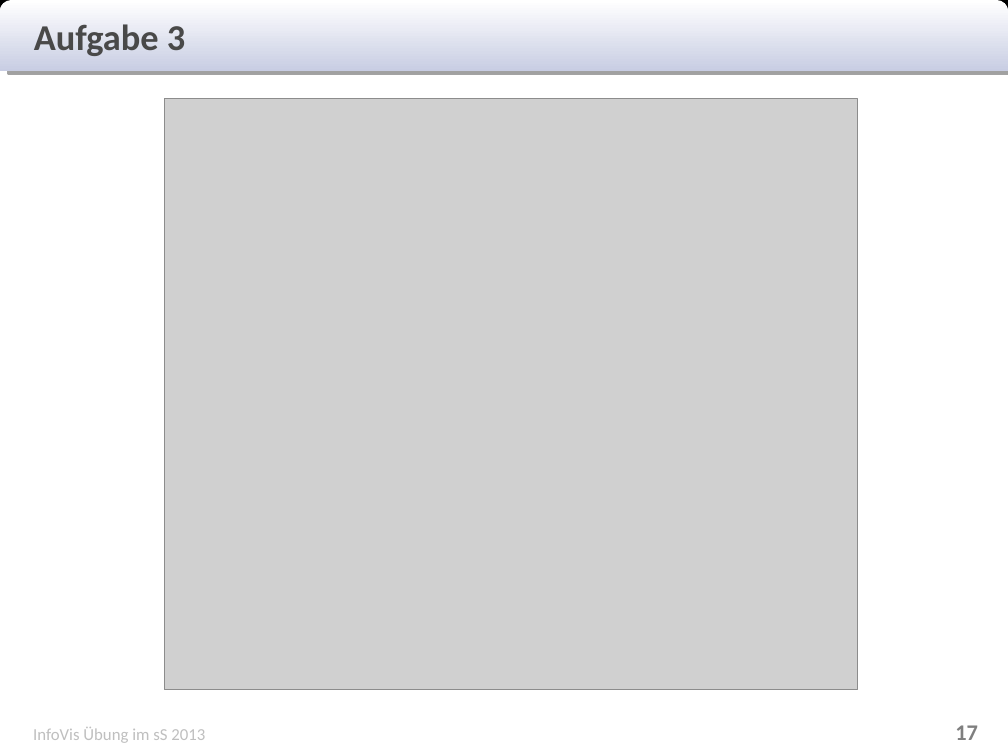
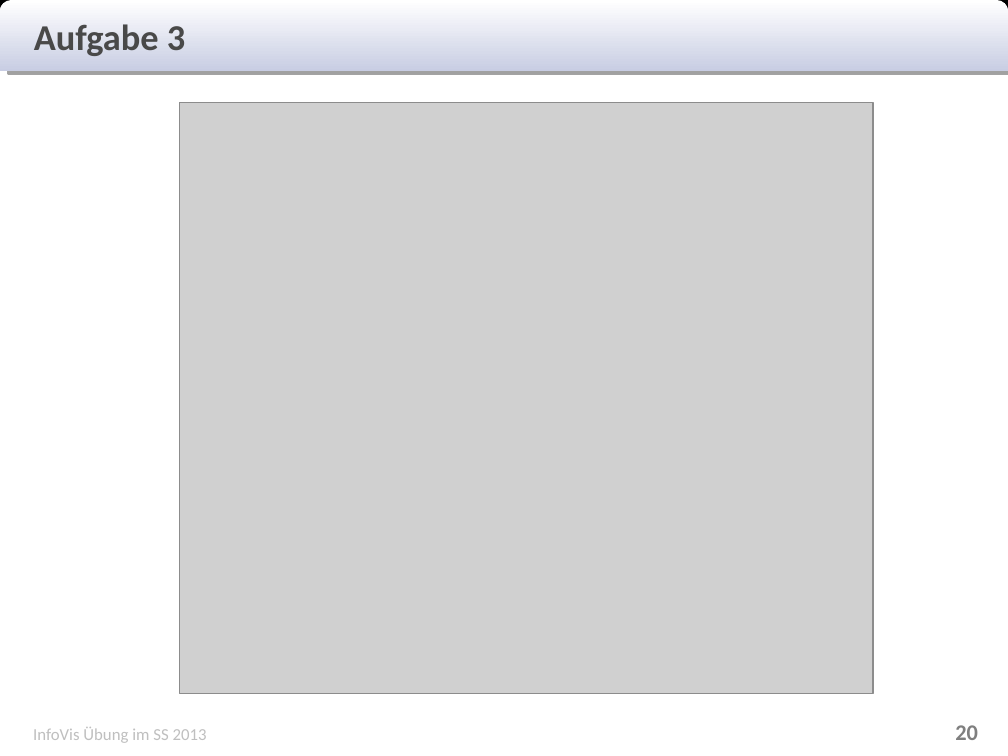
Before and after one commit to Rajikarubijua/bushumappu, a slide deck: slide 20 of presentation/zwischenpräsentation.odp (slide 17 before the commit). Drawn at 1008x756 pixels with LibreOffice and Linux fonts; fonts in the diff are those of the drawing; grey boxes stand for pictures. Boxes give left, top, right and bottom in pixels: in the first picture for what was removed or moved away, otherwise in the second. Text is boxed around its words. In the diff, an @@ line names an element or a change of style, - is before the commit and + after.

```diff
--- a/presentation/zwischenpräsentation.odp
+++ b/presentation/zwischenpräsentation.odp
@@ picture: place and size @@
-picture at (164, 99, 858, 689)
+picture at (179, 103, 873, 694)
@@ text at (33, 727, 207, 743): text changed @@
-InfoVis Übung im sS 2013
+InfoVis Übung im SS 2013
@@ page number at (955, 725, 978, 740): text changed @@
-17
+20
```
Also in this commit, not shown: 13 other slides changed, 4 slides added, 2 slides removed.
